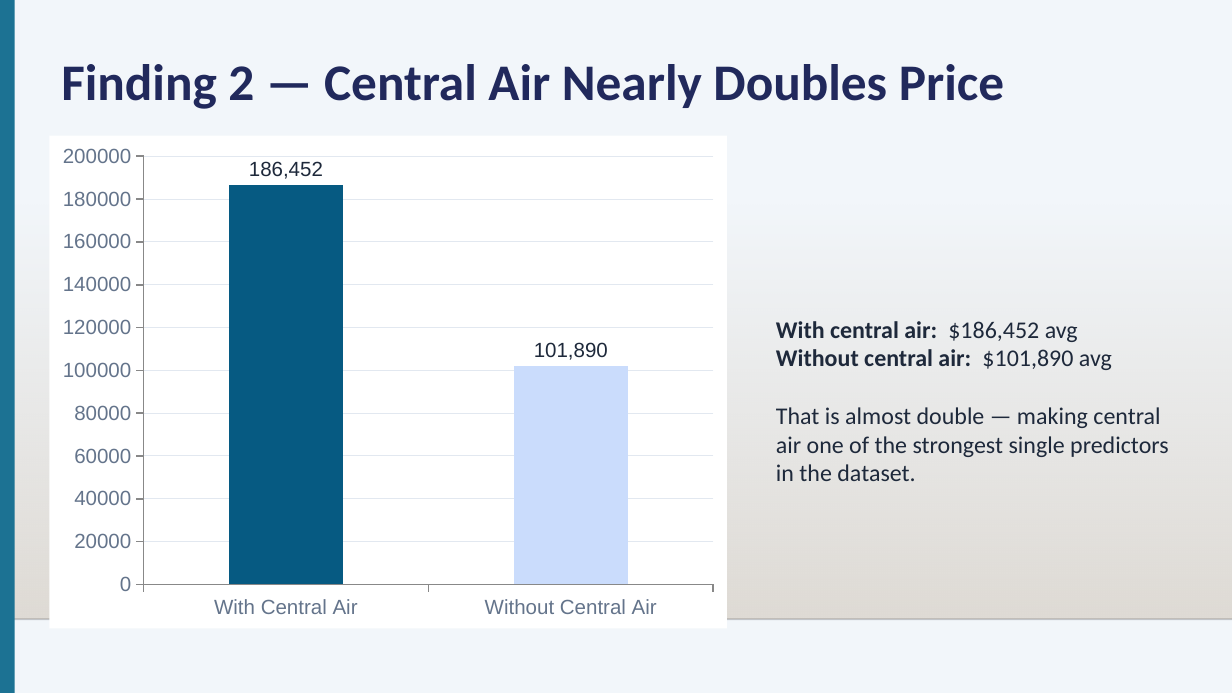
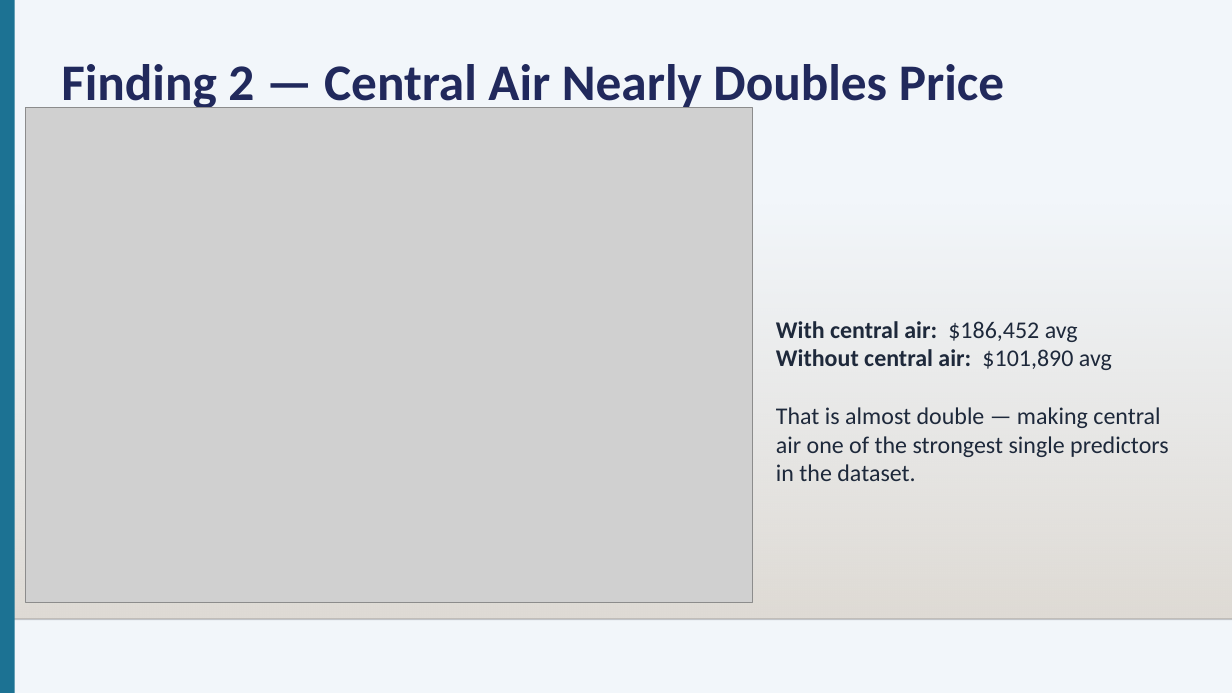
Before and after one commit to awhiz22/capstone-pad, a slide deck: slide 5 of notebooks/Evovo_Ajirioghene_AmesHousing.pptx. Drawn at 1232x693 pixels with LibreOffice and Linux fonts; fonts in the diff are those of the drawing; grey boxes stand for pictures; background and template pictures are left out. Boxes give left, top, right and bottom in pixels: in the first picture for what was removed or moved away, otherwise in the second. Text is boxed around its words. In the diff, an @@ line names an element or a change of style, - is before the commit and + after.

```diff
--- a/notebooks/Evovo_Ajirioghene_AmesHousing.pptx
+++ b/notebooks/Evovo_Ajirioghene_AmesHousing.pptx
@@ picture added at (26,107,753,602) @@
@@ column chart removed at (49,136,727,628) @@
-categories: With Central Air, Without Central Air
-Series 1: 186452, 101890
```
Also in this commit, not shown: 4 other slides changed.
